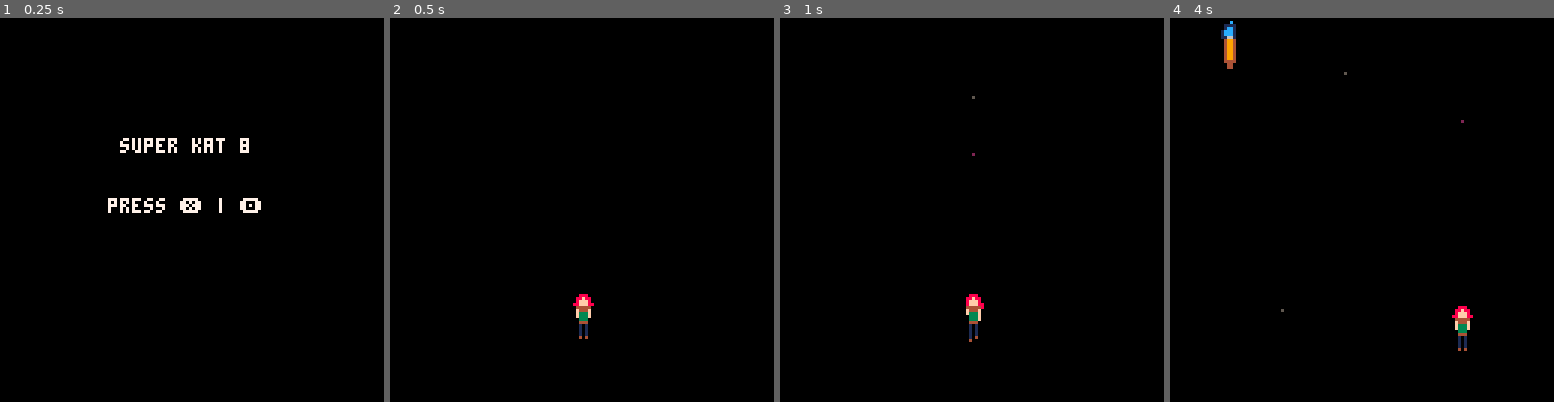
Above: before the commit, frames 1-4 (left to right).
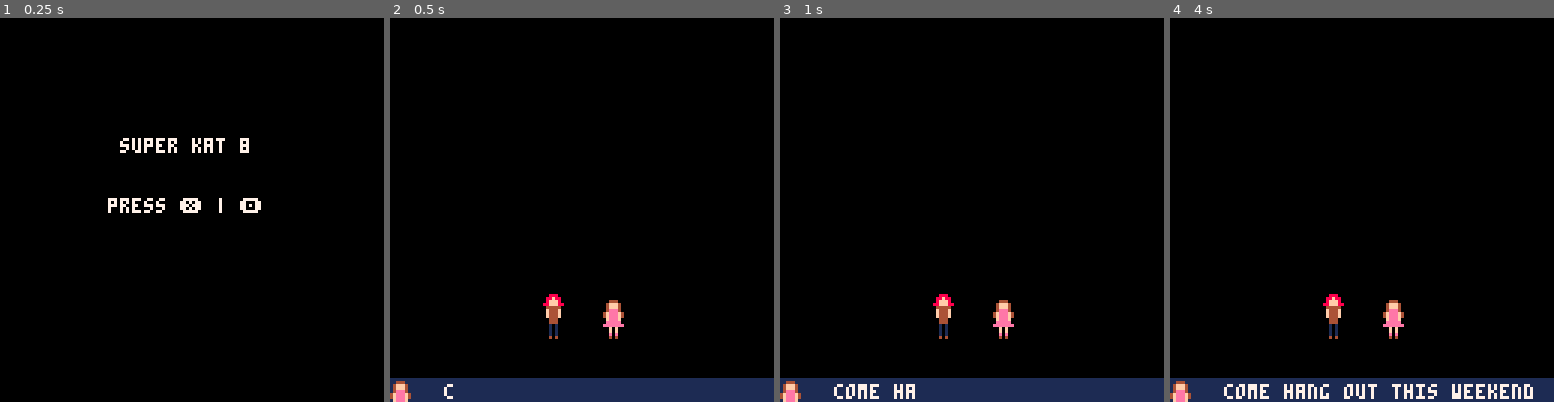
Above: after the commit, the same moments.

Repository: nsatragno/pico8-carts
Game: PICO-8 cartridge super_kat_8/super_kat_8.p8
The game is run twice, just before and just after one commit, with the same random seed, the same clock (stepped at 60 frames per second) and the same inputs.
Inputs:
- Up to frame 1 (0.25 s): no input
- Up to frame 2 (0.5 s): tap X (X key) at 0.33 s
- Up to frame 3 (1 s): tap O (Z key) at 0.7 s
- Up to frame 4 (4 s): tap X (X key) at 1.07, 1.85, 2.97 s; hold Right 1.6-2.1 s; tap O (Z key) every 0.4 s from 1.7 to 3.7 s; hold Up 2.15-2.42 s; hold Right 2.47-3.03 s; hold Left 3.08-3.58 s; hold Down 3.63-3.97 s

Frame 1 is identical in both runs. In frame 2, 7.3% of the frame differs, in the area x 0-100%, y 71-100%; in frame 3, 7.3%; in frame 4, 7.7%, in the area x 0-100%, y 0-100%.

Commit message:
Intro dialog.

Diff:
--- a/super_kat_8/super_kat_8.p8
+++ b/super_kat_8/super_kat_8.p8
@@ -5,16 +5,16 @@
  state = "menu"
  i = 0
  player = {
-  x = 64,
+  x = 64 - 10,
   y = 100,
   cd = 5,
   state = "alive",
  }
- player.rect = {
-  x0 = player.x - 1,
-  x1 = player.x + 1,
-  y0 = player.y - 2,
-  y1 = player.y,
+ nina = {
+  x = 64 + 10,
+  y = 100,
+  state = "show",
+  sprite = 32,
  }
  calculate_player_rect()
  stars = {}
@@ -45,6 +45,40 @@
 
  particles = {}
 end
+
+function create_dialog(messages)
+  return {
+    ticks = 0,
+    messages = messages,
+
+    set = function(self, messages)
+      self.ticks = 0
+      self.messages = messages
+    end,  -- dialog:set
+
+    update = function(self)
+      if #self.messages <= 0 then
+        return
+      end
+      self.ticks += 1
+      self.current_message = sub(self.messages[1].text, 0, self.ticks / 5)
+      if self.ticks / 5 > #self.messages[1].text + 30
+         and not self.messages[1].persistent then
+        self.ticks = 0
+        deli(self.messages, 1)
+      end
+    end,  -- dialog:update
+
+    draw = function(self)
+      if #self.messages <= 0 then
+        return
+      end
+      rectfill(0, 120, 127, 127, 1)
+      print(self.current_message, 18, 122, 7)
+      spr(self.messages[1].sprite, 0, 120, 1, 1)
+    end,  -- dialog:draw
+  }
+end  -- create_dialog
 
 function normalize(x, y)
  length = sqrt(x * x + y * y)
@@ -136,11 +170,109 @@
  if state == "menu" then
   if btnp(❎) or btnp(🅾️ ) then
    start_time = time()
+   state = "intro"
+   dialog = create_dialog({
+    {
+     text = "come hang out this weekend",
+     sprite = 32,
+    },
+    {
+     text = "i'm busy with art, sorry",
+     sprite = 0,
+    },
+    {
+     text = "just ignore it",
+     sprite = 32,
+    },
+    {
+     text = "what could go wrong?",
+     sprite = 32,
+    },
+    {
+     text = "don't be irresponsible",
+     sprite = 0,
+    },
+    {
+     text = "there's a lot at stake",
+     sprite = 0,
+    },
+    {
+     text = "?",
+     sprite = 32,
+    },
+    {
+     text = "bad things will happen",
+     sprite = 0,
+    },
+    {
+     text = "like what?",
+     sprite = 32,
+    },
+    {
+     text = "well anything",
+     sprite = 0,
+    },
+    {
+     text = "we are in a game after all",
+     sprite = 0,
+    },
+    {
+     text = "and i can't skip this intro",
+     sprite = 0,
+    },
+    {
+     text = "i made it unskippable",
+     sprite = 32,
+    },
+    {
+     text = "because i know you <3",
+     sprite = 32,
+    },
+    {
+     text = ">:(",
+     sprite = 0,
+    },
+    {
+     text = "anyway what's that?",
+     sprite = 0,
+    },
+    {
+     text = "your drawing tablet",
+     sprite = 32,
+    },
+    {
+     text = "sorry i can't draw",
+     sprite = 32,
+    },
+    {
+     text = "help!!!",
+     sprite = 32,
+    },
+    {
+     text = "i'm coming!",
+     sprite = 0,
+    },
+    {
+     text = "hahaha she said i'm coming",
+     sprite = 68,
+    },
+    {
+     text = "you'll never catch me!",
+     sprite = 68,
+    },
+   })
+   return
+  end
+  return
+ end
+ if state == "intro" then
+  dialog:update()
+  if #dialog.messages == 0 then
    state = "game"
-   return
   end
   return
  end
+
 
  -- game state
  offset = time() - start_time
@@ -327,10 +459,15 @@
  if player.state == "alive" or
     (player.state == "invulnerable" and flr(time() * 8) % 2 == 0) then
   spr(player.sprite, player.x - 3, player.y - 8, 1, 2)
-  rectfill(player.rect.x0, player.rect.y0, player.rect.x1, player.rect.y1, 3)
+  --rectfill(player.rect.x0, player.rect.y0, player.rect.x1, player.rect.y1, 3)
+ end
+
+ if nina.state == "show" then
+  spr(nina.sprite, nina.x - 3, nina.y - 7, 1, 2)
  end
 
  -- hud
+ dialog:draw()
 end
 __gfx__
 00888000008880000088800000888000000888000088800000000000000000000000000000000000000000000000000000000000000000000000000000000000
